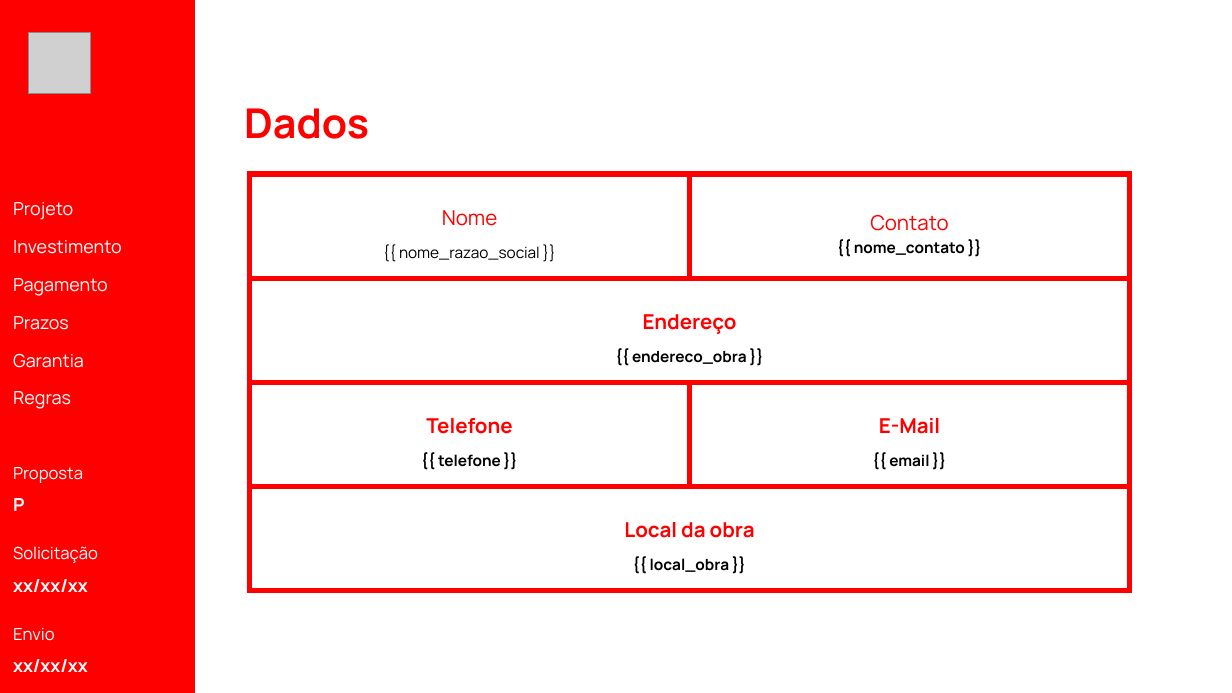
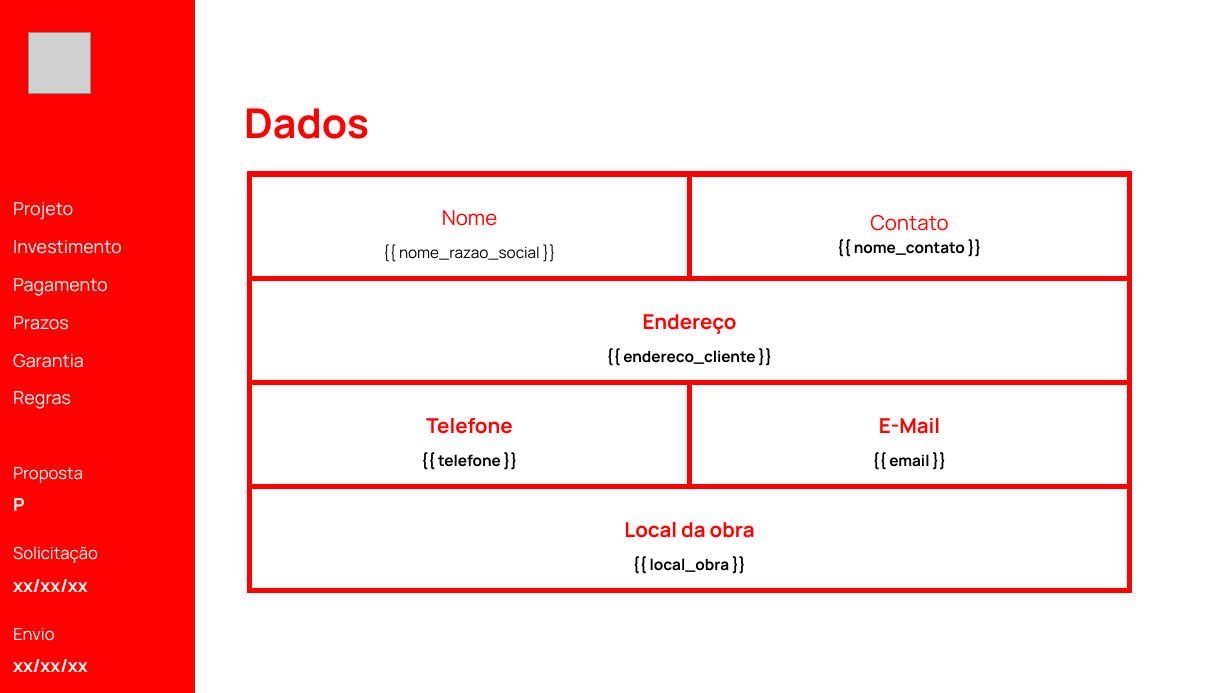
Before and after one commit to LeoDosPisos/Playpiso-Intranet, a slide deck: slide 1 of Backend/services/pptx-generator-service/slides/global/dados_cliente.pptx. Drawn at 1232x693 pixels with LibreOffice and Linux fonts; fonts in the diff are those of the drawing; grey boxes stand for pictures. Boxes give left, top, right and bottom in pixels: in the first picture for what was removed or moved away, otherwise in the second. Text is boxed around its words. In the diff, an @@ line names an element or a change of style, - is before the commit and + after.

```diff
--- a/Backend/services/pptx-generator-service/slides/global/dados_cliente.pptx
+++ b/Backend/services/pptx-generator-service/slides/global/dados_cliente.pptx
@@ table at [250,174,1129,591] @@
-row 2, column 1: Endereço / {{ endereco_obra }}
+row 2, column 1: Endereço / {{ endereco_cliente }}
```
Also in this commit, not shown: 58 other files.
